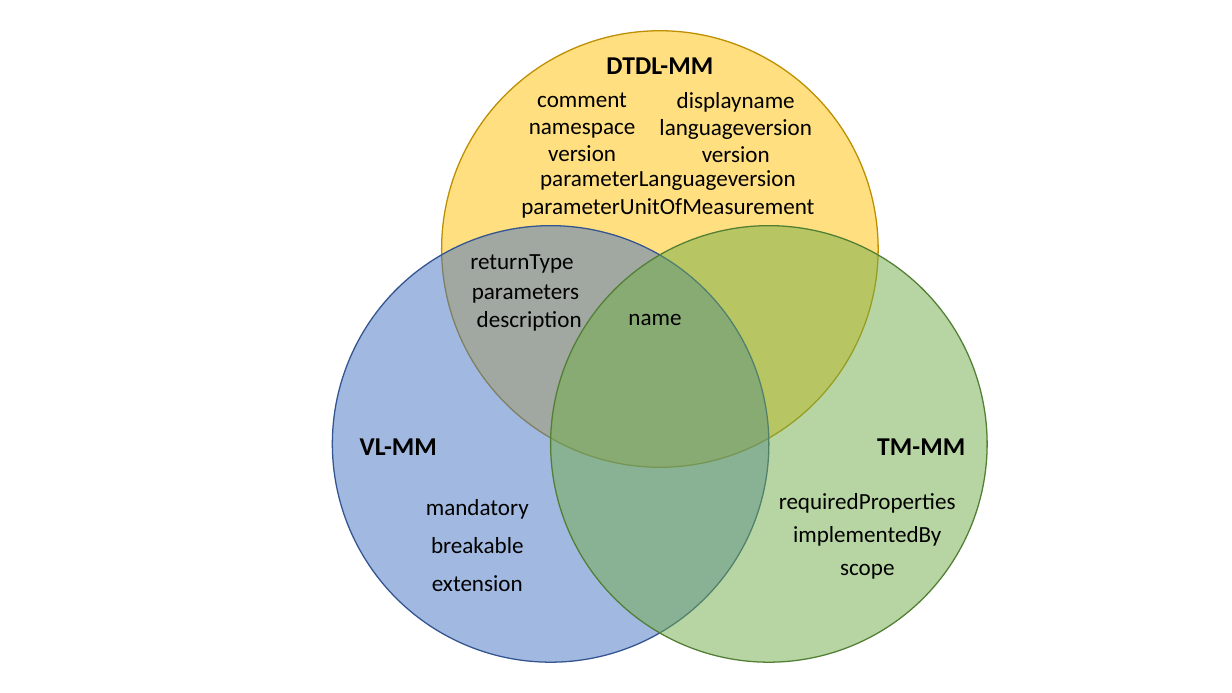
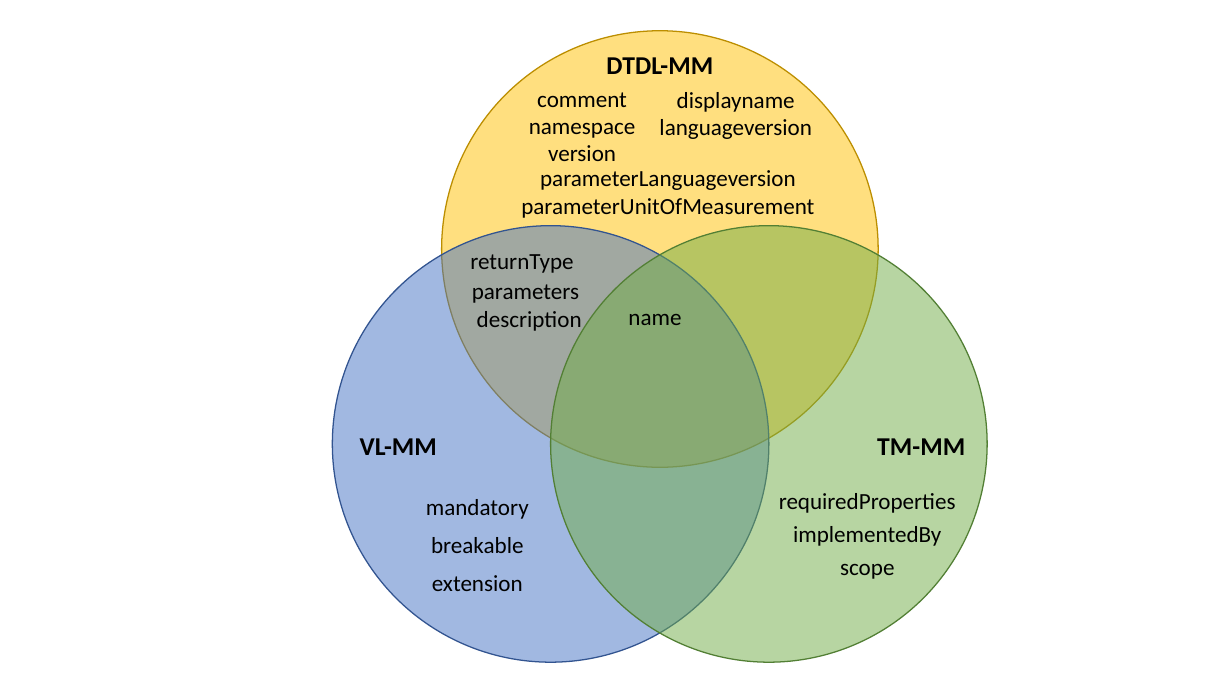
Before and after one commit to derlehner/dt_language_comparison, a slide deck: slide 4 of Figures.pptx. Drawn at 1232x693 pixels with LibreOffice and Linux fonts; fonts in the diff are those of the drawing. Boxes give left, top, right and bottom in pixels: in the first picture for what was removed or moved away, otherwise in the second. Text is boxed around its words. In the diff, an @@ line names an element or a change of style, - is before the commit and + after.

```diff
--- a/Figures.pptx
+++ b/Figures.pptx
@@ text removed at (702,146,770,162) @@
-version
```
Also in this commit, not shown: 1 other slide changed, 1 slide added.
